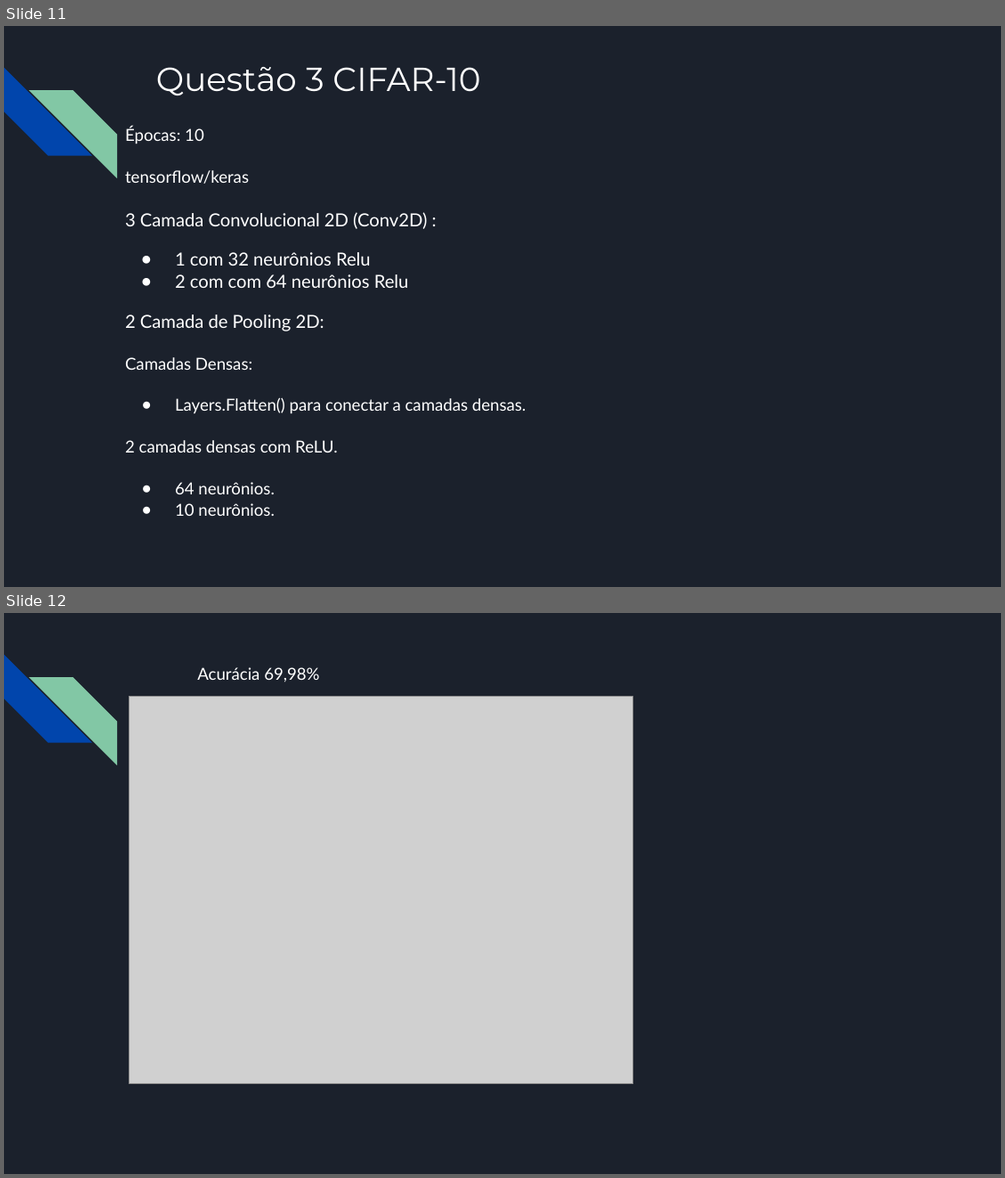
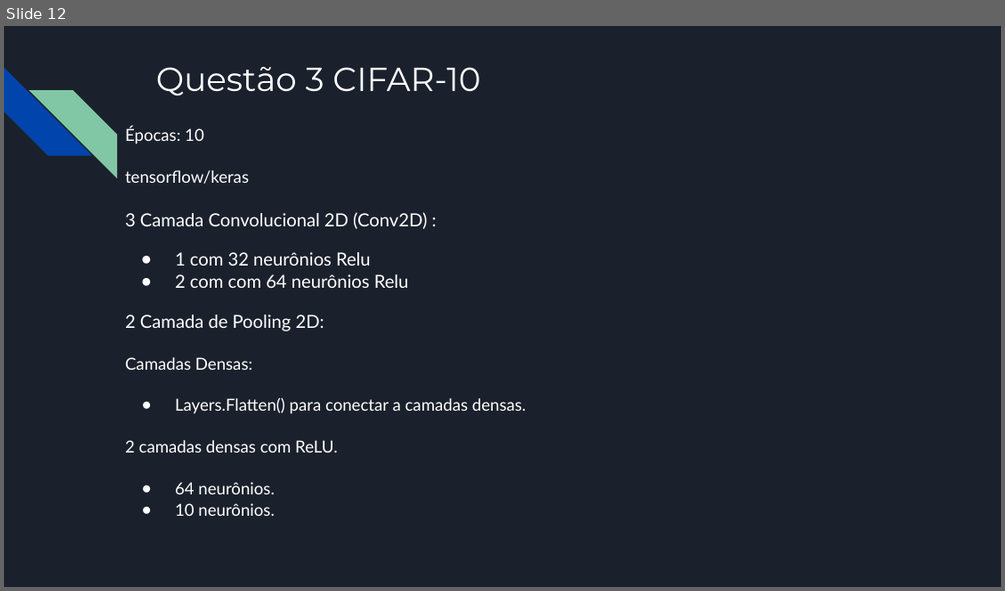
Before and after one commit to franciscochagas13/lista2, a slide deck: 2A LISTA DE EXERCÍCIOS.pptx. Shown one above the other, each under a label of ours: slides 11 and 12 before the commit, slide 12 after it. The pictures are 1005x1178 and 1005x591 pixels, drawn with LibreOffice and Linux fonts; fonts in the diff are those of the drawing; grey boxes stand for pictures. Boxes give left, top, right and bottom in pixels: in the first picture for what was removed or moved away, otherwise in the second. Text is boxed around its words. In the diff, an @@ line names an element or a change of style, - is before the commit and + after.

```diff
--- a/2A LISTA DE EXERCÍCIOS.pptx
+++ b/2A LISTA DE EXERCÍCIOS.pptx
@@ slide 12 removed at box(4, 613, 1001, 1174), background #1B212C; not listed: 2 template elements that a slide beside it also shows @@
@@ text removed at box(197, 667, 319, 682) @@
-Acurácia 69,98%
@@ picture removed at box(129, 697, 634, 1084) @@
@@ what was slide 11 is now slide 12 @@
```
Also in this commit, not shown: 4 slides changed, 3 slides added, 2 other files.
